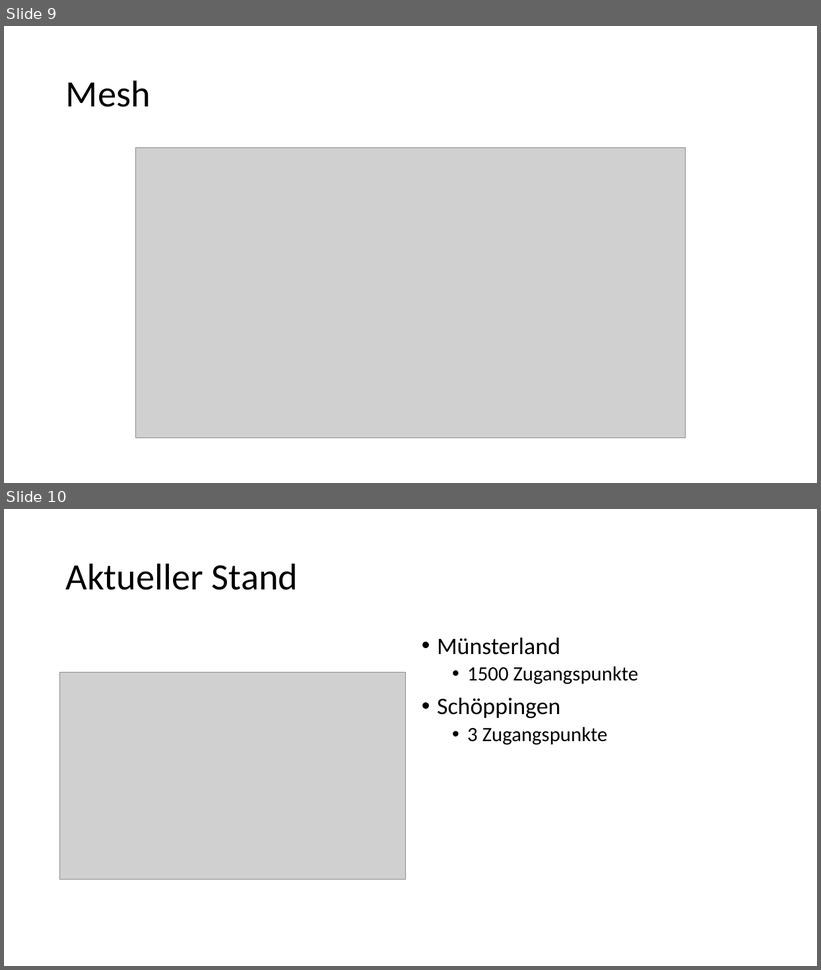
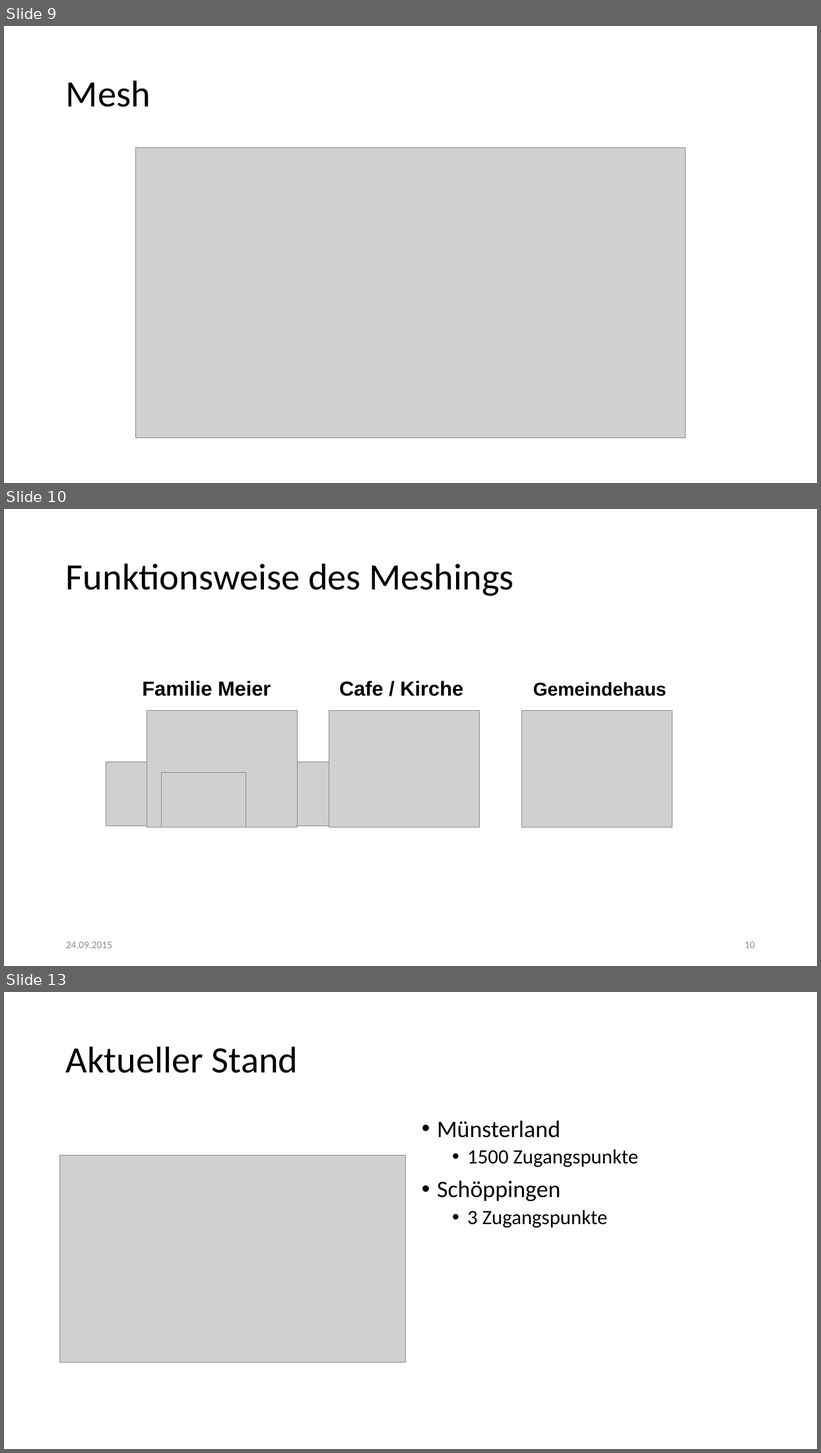
Before and after one commit to FreiFunkMuenster/media-ffms, a slide deck: Vorträge/2016-03-01 Präsentation Schöppingen.pptx. Shown one above the other, each under a label of ours: slides 9 and 10 before the commit, slides 9, 10 and 13 after it; the slides between them are not shown. The pictures are 821x970 and 821x1453 pixels, drawn with LibreOffice and Linux fonts; fonts in the diff are those of the drawing; grey boxes stand for pictures. Boxes give left, top, right and bottom in pixels: in the first picture for what was removed or moved away, otherwise in the second. Text is boxed around its words. In the diff, an @@ line names an element or a change of style, - is before the commit and + after.

```diff
--- a/Vorträge/2016-03-01 Präsentation Schöppingen.pptx
+++ b/Vorträge/2016-03-01 Präsentation Schöppingen.pptx
@@ slide 10 added at [4,509,817,966], background #FFFFFF @@
@@ title added at [66,563,514,596], 44 pt, text #000000 @@
+Funktionsweise des Meshings
@@ text added at [142,681,271,696], 24 pt, text #000000, bold @@
+Familie Meier
@@ text added at [339,681,463,696], 24 pt, text #000000, bold @@
+Cafe / Kirche
@@ text added at [533,682,667,696], 22 pt, text #000000, bold @@
+Gemeindehaus
@@ picture added at [147,711,298,828] @@
@@ picture added at [329,711,480,828] @@
@@ picture added at [522,711,673,828] @@
@@ picture added at [106,762,411,826] @@
@@ picture added at [161,773,246,828] @@
@@ text added at [66,942,112,949], 12 pt, text #8C8C8C @@
+24.09.2015
@@ page number added at [745,942,755,949], 12 pt, text #8C8C8C @@
+10
@@ what was slide 10 is now slide 13 @@
```
Also in this commit, not shown: 2 other slides added, 1 other file.
